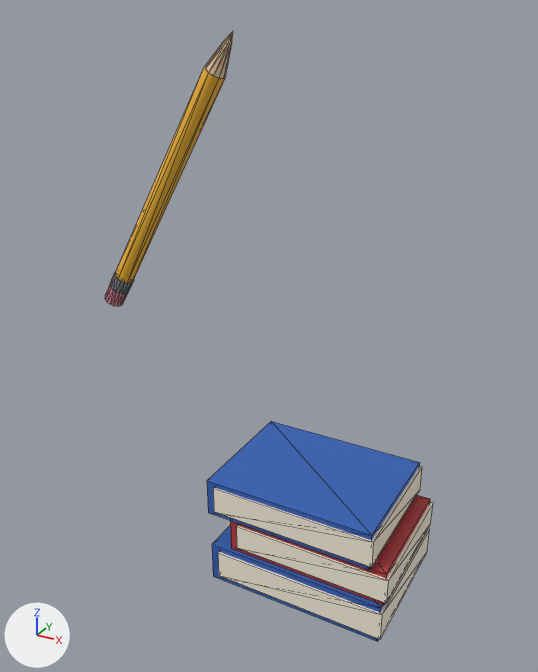
Two versions of the glTF model frontend/public/mascot/props/graduation.glb, one commit apart.
The view is the same before and after, from a 50 mm lens placed at (0.471, -0.612, 0.188), pointed at (0.156, -0.038, -0.098). Every picture has the same lights, and +X, +Y and +Z are marked at lower left. The first picture is the older version. Mesh edges are drawn as thin lines.

Objects in the first picture: 'anchor_body', 'grip_pos'.
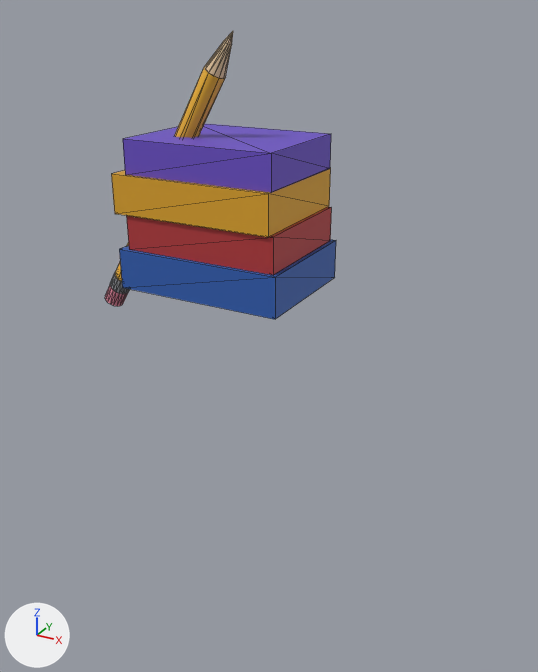
The change, as a diff of the scene's bpy script:
```diff
--- a/frontend/public/mascot/props/graduation.glb.py
+++ b/frontend/public/mascot/props/graduation.glb.py
@@ mat_held_book_e0a526 @@
+mat_held_book_e0a526 = principled_material('held_book_e0a526')
+mat_held_book_e0a526.base_color = (0.745, 0.376, 0.0194)  # orange #e0a526
+mat_held_book_e0a526.roughness = 0.6
@@ mat_held_book_6b4fc7 @@
+mat_held_book_6b4fc7 = principled_material('held_book_6b4fc7')
+mat_held_book_6b4fc7.base_color = (0.147, 0.0782, 0.571)  # purple #6b4fc7
+mat_held_book_6b4fc7.roughness = 0.6
@@ me_props_gripneg @@
+me_props_gripneg.from_pydata(...)  # a box spanning x -0.011..0.168, y -0.049..0.085, z -0.075..-0.034, material slot 0; a box spanning x -0.002..0.163, y -0.045..0.08, z -0.034..0.002, material slot 1; a box spanning x -0.014..0.16, y -0.047..0.083, z 0.002..0.041, material slot 2; a box spanning x 0.0..0.161, y -0.044..0.08, z 0.041..0.075, material slot 3; a box spanning x -0.005..0.163, y -0.041..0.088, z -0.069..-0.04, material slot 4; a box spanning x 0.004..0.158, y -0.037..0.083, z -0.029..-0.003, material slot 4; a box spanning x -0.009..0.155, y -0.039..0.086, z 0.007..0.036, material slot 4; a box spanning x 0.005..0.155, y -0.036..0.082, z 0.046..0.07, material slot 4
+me_props_gripneg.materials.append(mat_book_cover_2f5fb3)  # blue #2f5fb3
+me_props_gripneg.materials.append(mat_book_cover_b5373a)  # red #b5373a
+me_props_gripneg.materials.append(mat_held_book_e0a526)  # orange #e0a526
+me_props_gripneg.materials.append(mat_held_book_6b4fc7)  # purple #6b4fc7
+me_props_gripneg.materials.append(mat_book_pages)  # pale yellow #f4ecd8
@@ ob_anchor_body @@
-ob_anchor_body = bpy.data.objects.new('anchor_body', me_props_body)
-ob_anchor_body.location = (0.0, 0.0, 0.0)
@@ ob_grip_neg @@
+ob_grip_neg = bpy.data.objects.new('grip_neg', me_props_gripneg)
+ob_grip_neg.location = (0.0, 0.0, 0.0)
```

Where the change shows, as pixel boxes (x1, y1, x2, y2) in the pictures (538 x 672 px):
'grip_neg', added
    after: (111, 124, 336, 319)
    faces in mat_held_book_6b4fc7 (purple #6b4fc7): (123, 124, 331, 193)
    faces in mat_held_book_e0a526 (orange #e0a526): (111, 168, 331, 237)
    faces in mat_book_cover_2f5fb3 (blue #2f5fb3): (119, 240, 336, 319)
    faces in mat_book_cover_b5373a (red #b5373a): (126, 207, 332, 275)
'anchor_body', deleted
    before: (207, 421, 433, 642)
    faces in mat_book_cover_2f5fb3 (blue #2f5fb3): (207, 421, 420, 642)
    faces in mat_book_pages (pale yellow #f4ecd8): (213, 466, 433, 639)
    faces in mat_book_cover_b5373a (red #b5373a): (230, 495, 430, 605)
